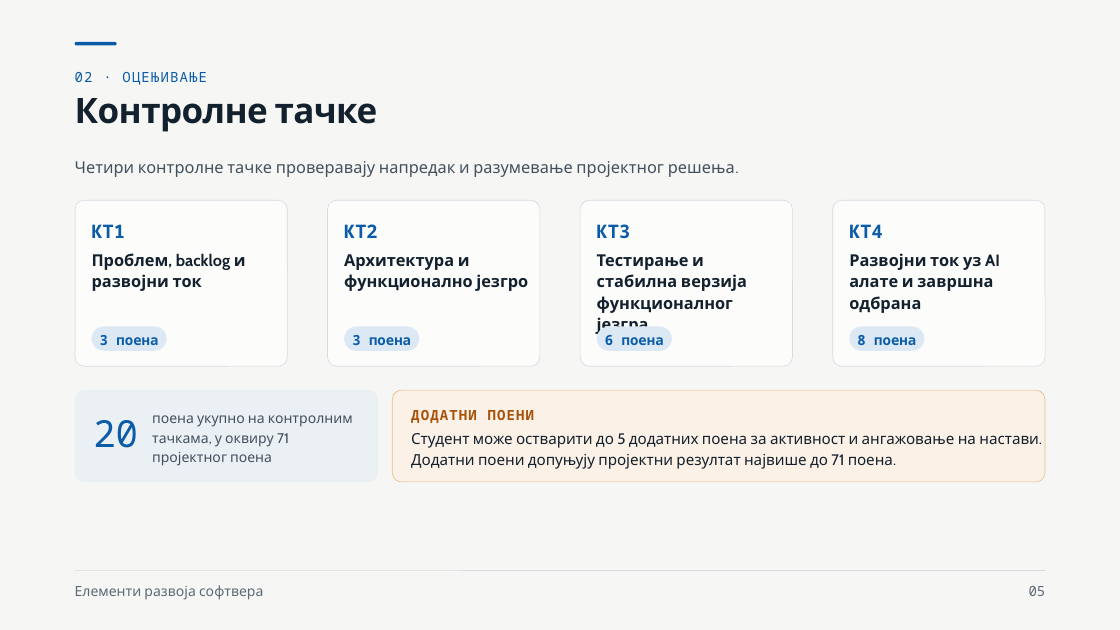
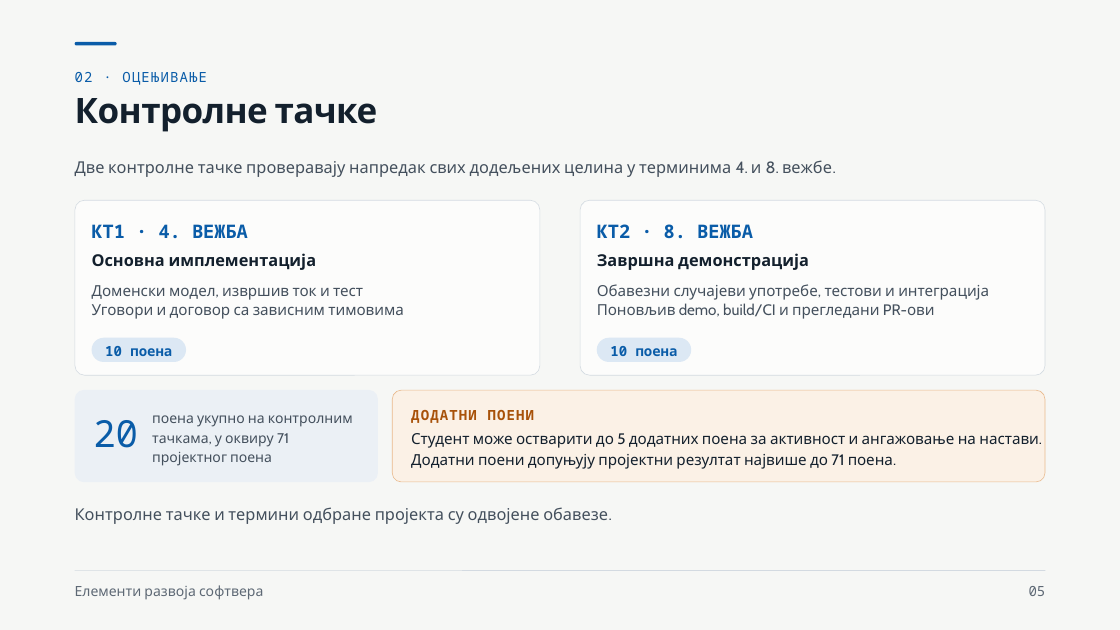
Before and after one commit to owlCoder/ftn-nastavni-materijali, a slide deck: slide 5 of 01 Elementi Razvoja Softvera/02 Prezentacije/PPTX/00 Основне информације о предмету и пројекту.pptx. Drawn at 1120x630 pixels with LibreOffice and Linux fonts; fonts in the diff are those of the drawing; background and template pictures are left out. Boxes give left, top, right and bottom in pixels: in the first picture for what was removed or moved away, otherwise in the second. Text is boxed around its words. In the diff, an @@ line names an element or a change of style, - is before the commit and + after.

Commit message:
content: align ERS introductory slides with two checkpoints

```diff
--- a/01 Elementi Razvoja Softvera/02 Prezentacije/PPTX/00 Основне информације о предмету и пројекту.pptx
+++ b/01 Elementi Razvoja Softvera/02 Prezentacije/PPTX/00 Основне информације о предмету и пројекту.pptx
@@ text at <box>75,160,832,177</box>: text changed @@
-Четири контролне тачке проверавају напредак и разумевање пројектног решења.
+Две контролне тачке проверавају напредак свих додељених целина у терминима 4. и 8. вежбе.
@@ rounded rectangle: place and size @@
-rounded rectangle at <box>75,200,287,366</box>
+rounded rectangle at <box>75,200,539,375</box>
@@ rounded rectangle: place and size @@
-rounded rectangle at <box>328,200,540,366</box>
+rounded rectangle at <box>581,200,1045,375</box>
@@ rounded rectangle removed at <box>581,200,793,366</box> @@
@@ rounded rectangle removed at <box>833,200,1045,366</box> @@
@@ text at <box>92,224,248,238</box>: text changed @@
-КТ1
+КТ1 · 4. ВЕЖБА
@@ text at <box>597,224,753,238</box>: text changed @@
-КТ2
+КТ2 · 8. ВЕЖБА
@@ text removed at <box>597,224,630,238</box> @@
-КТ3
@@ text removed at <box>849,224,882,238</box> @@
-КТ4
@@ text at <box>92,253,317,270</box>: text changed @@
-Проблем, backlog и развојни ток
+Основна имплементација
@@ text removed at <box>344,254,528,291</box> @@
-Архитектура и функционално језгро
@@ text removed at <box>597,254,747,334</box> @@
-Тестирање и стабилна верзија функционалног језгра
@@ text added at <box>597,253,809,270</box>, 14 pt, text #13202D, bold @@
+Завршна демонстрација
@@ text removed at <box>849,253,1000,313</box> @@
-Развојни ток уз AI алате и завршна одбрана
@@ text added at <box>92,285,403,319</box>, 13 pt, text #44505D @@
+Доменски модел, извршив ток и тест
+Уговори и договор са зависним тимовима
@@ text added at <box>597,284,989,319</box>, 13 pt, text #44505D @@
+Обавезни случајеви употребе, тестови и интеграција
+Поновљив demo, build/CI и прегледани PR-ови
@@ freeform shape removed at <box>92,327,166,351</box> @@
-3 поена
@@ freeform shape removed at <box>344,327,419,351</box> @@
-3 поена
@@ freeform shape removed at <box>597,327,671,351</box> @@
-6 поена
@@ freeform shape removed at <box>849,327,924,351</box> @@
-8 поена
@@ rounded rectangle added at <box>92,338,186,362</box>, fill #DCE8F4, 12 pt, text #0A5CA8, bold @@
+10 поена
@@ rounded rectangle added at <box>597,338,691,362</box>, fill #DCE8F4, 12 pt, text #0A5CA8, bold @@
+10 поена
@@ text added at <box>75,507,608,524</box>, 14 pt, text #44505D @@
+Контролне тачке и термини одбране пројекта су одвојене обавезе.
```
Also in this commit, not shown: 2 other slides changed, 1 other file.
